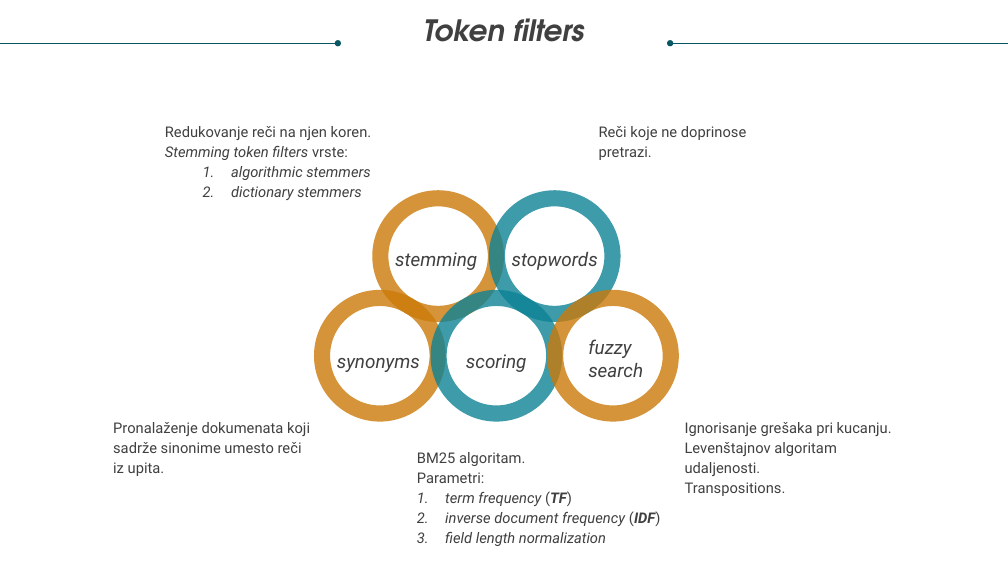
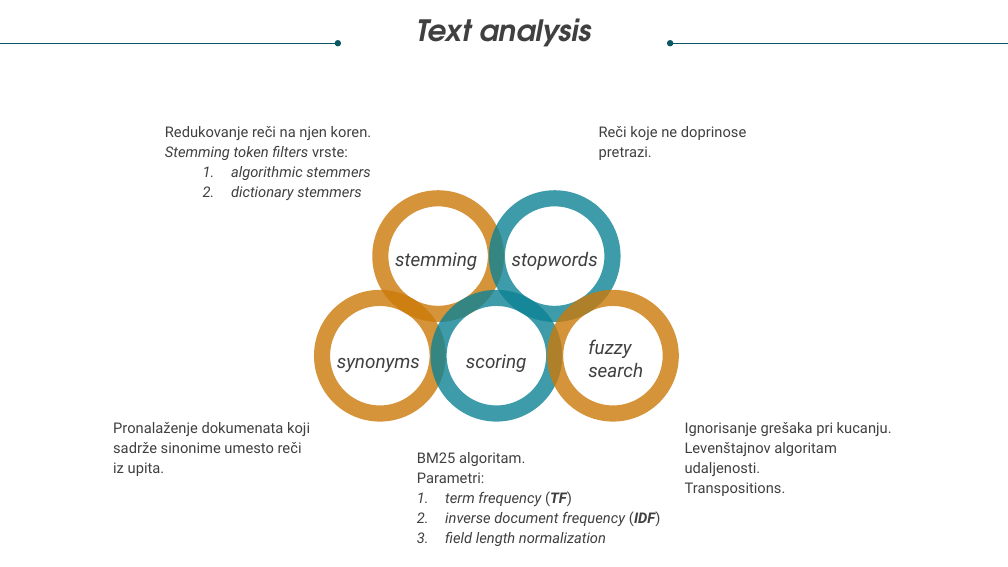
Before and after one commit to Nevenaa01/DebugIt, a slide deck: slide 15 of Nevena Gligorov diplomski prezentacija.pptx. Drawn at 1008x567 pixels with LibreOffice and Linux fonts; fonts in the diff are those of the drawing. Boxes give left, top, right and bottom in pixels: in the first picture for what was removed or moved away, otherwise in the second. Text is boxed around its words. In the diff, an @@ line names an element or a change of style, - is before the commit and + after.

```diff
--- a/Nevena Gligorov diplomski prezentacija.pptx
+++ b/Nevena Gligorov diplomski prezentacija.pptx
@@ text at [417,18,591,47]: text changed @@
-Token filters
+Text analysis
```
Also in this commit, not shown: 4 other slides changed, 5 slides removed, 1 other file.
